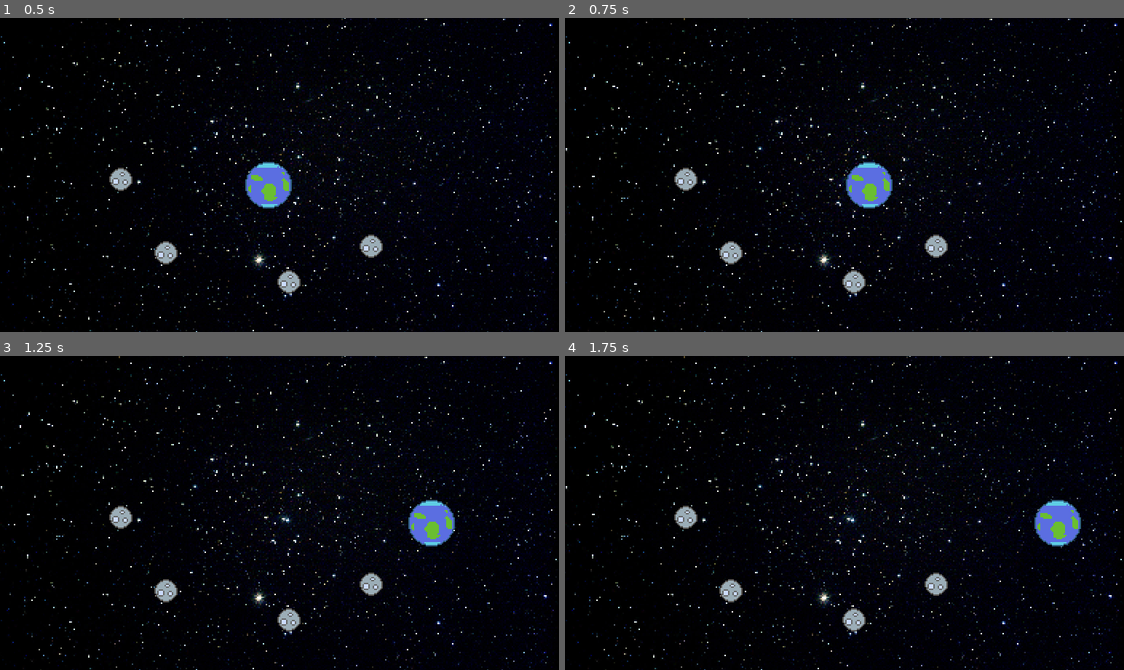
Above: before the commit, frames 1-4 (two rows, left to right).
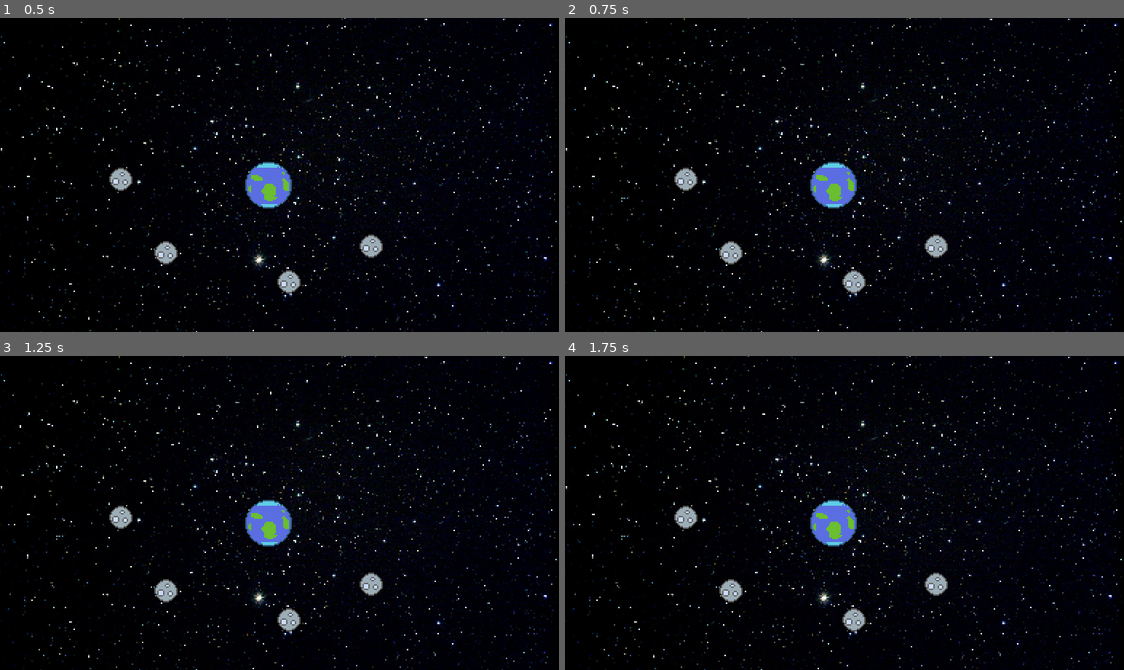
Above: after the commit, the same moments.

Repository: gabe00122/moon-shot-gamejam
Game: Godot game, scene res://scenes/main/Main.tscn
Same seed, same stepped clock (60 frames per second), same inputs: the game is played once before the commit and once after it.
Inputs (mouse positions are in pixels of both pictures, inside the frame that each line leads up to):
- Up to frame 1 (0.5 s): no input
- Up to frame 2 (0.75 s): tap Enter at 0.5 s; move the mouse to (967, 159) at 0.52 s; hold Right (fire_right, bound only after the commit) from 0.53 s (still down); click (967, 159) at 0.67 s
- Up to frame 3 (1.25 s): keep holding Right (fire_right, bound only after the commit)
- Up to frame 4 (1.75 s): release Right (fire_right, bound only after the commit) at 1.25 s; drag from (732, 528) to (1001, 522) at 1.27 s

Frame 1 is identical in both runs. In frame 2, 1.8% of the frame differs, in the area x 43-59%, y 45-61%; in frame 3, 1.9%, in the area x 43-82%, y 45-61%; in frame 4, 1.9%.

Commit message:
Progress on orbits

Diff:
--- a/project/entities/moon/Moon.gd
+++ b/project/entities/moon/Moon.gd
@@ -1,4 +1,43 @@
 extends "res://entities/Planetoid.gd"
+const Planetoid = preload("res://entities/Planetoid.gd")
 
-#func get_input():
-#	return position.direction_to($"../Player".position)
+var orbit_target: Planetoid = null setget set_orbit_target
+var orbit_target_offset := Vector2.ZERO
+var orbit_target_velocity := Vector2.ZERO
+
+func set_orbit_target(new_target: Planetoid):
+	orbit_target = new_target
+	orbit_target_offset = global_position - new_target.global_position
+	orbit_target_velocity = (linear_velocity - new_target.linear_velocity) / 60
+	custom_integrator = true
+	can_sleep = false
+	#call_deferred("_deferred_set_target", new_target)
+
+func fire(direction: Vector2):
+	orbit_target = null
+	custom_integrator = false
+	can_sleep = true
+	apply_central_impulse(direction * 60)
+
+
+#func _deferred_set_target(new_target):
+#	if new_target != null:
+#		orbit_target_offset = position - new_target.position
+#		orbit_target_velocity = (linear_velocity - new_target.linear_velocity) / 60
+#		mode = RigidBody2D.MODE_KINEMATIC
+#	else:
+#		last_position = global_position
+#		mode = RigidBody2D.MODE_RIGID
+
+func _integrate_forces(state: Physics2DDirectBodyState):
+	if orbit_target != null && custom_integrator:
+		orbit_target_velocity -= orbit_target_offset.normalized() * 10 / 60
+		orbit_target_offset += orbit_target_velocity
+
+		if orbit_target_offset.length() > 30:
+			orbit_target_velocity *= 0.98
+		#global_position = orbit_target.global_position + orbit_target_offset
+		state.transform = Transform2D(0, orbit_target.global_position + orbit_target_offset)
+		state.linear_velocity = Vector2.ZERO
+
+		#z_index = -1 if inverse_z_index == (orbit_target_velocity.angle() > 0) else 1
--- a/project/entities/moon/Moon.tscn
+++ b/project/entities/moon/Moon.tscn
@@ -12,7 +12,7 @@
 
 [node name="Moon" type="RigidBody2D"]
 collision_layer = 16
-collision_mask = 31
+collision_mask = 27
 mass = 0.25
 physics_material_override = SubResource( 1 )
 continuous_cd = 2
--- a/project/entities/player/Player.gd
+++ b/project/entities/player/Player.gd
@@ -2,7 +2,6 @@
 
 const Moon = preload("res://entities/moon/Moon.gd")
 
-var _moon_set := {}
 var _moons := []
 
 func get_input() -> Vector2:
@@ -15,8 +14,25 @@
 		input.y += 1
 	if Input.is_action_pressed('up'):
 		input.y -= 1
+
 	return input
 
+func _physics_process(delta):
+	if Input.is_action_just_pressed("fire_up"):
+		_fire_moon(Vector2(0, -1))
+	elif Input.is_action_just_pressed("fire_down"):
+		_fire_moon(Vector2(0, 1))
+	elif Input.is_action_just_pressed("fire_left"):
+		_fire_moon(Vector2(-1, 0))
+	elif Input.is_action_just_pressed("fire_right"):
+		_fire_moon(Vector2(1, 0))
 
-#func _on_moon_entered(moon: Moon):
-#	_moons.append(mode)
+func _fire_moon(direction: Vector2):
+	if !_moons.empty():
+		var moon: Moon = _moons.pop_front()
+		moon.fire(direction)
+
+func _on_moon_entered(moon: Moon):
+	if moon.orbit_target == null:
+		moon.orbit_target = self
+		_moons.append(moon)
--- a/project/entities/player/Player.tscn
+++ b/project/entities/player/Player.tscn
@@ -11,7 +11,7 @@
 radius = 15.8885
 
 [sub_resource type="CircleShape2D" id=3]
-radius = 35.0
+radius = 32.0
 
 [node name="Player" type="RigidBody2D"]
 position = Vector2( 1, 0 )
@@ -38,12 +38,10 @@
 shape = SubResource( 2 )
 
 [node name="Orbit" type="Area2D" parent="."]
-space_override = 3
-gravity_point = true
-gravity_vec = Vector2( 0, 0 )
 collision_layer = 8
 collision_mask = 16
 
 [node name="CollisionShape2D" type="CollisionShape2D" parent="Orbit"]
 shape = SubResource( 3 )
 [connection signal="body_entered" from="." to="." method="_on_collision"]
+[connection signal="body_entered" from="Orbit" to="." method="_on_moon_entered"]
--- a/project/project.godot
+++ b/project/project.godot
@@ -92,25 +92,41 @@
 up={
 "deadzone": 0.5,
 "events": [ Object(InputEventKey,"resource_local_to_scene":false,"resource_name":"","device":0,"alt":false,"shift":false,"control":false,"meta":false,"command":false,"pressed":false,"scancode":87,"unicode":0,"echo":false,"script":null)
-, Object(InputEventKey,"resource_local_to_scene":false,"resource_name":"","device":0,"alt":false,"shift":false,"control":false,"meta":false,"command":false,"pressed":false,"scancode":16777232,"unicode":0,"echo":false,"script":null)
  ]
 }
 down={
 "deadzone": 0.5,
 "events": [ Object(InputEventKey,"resource_local_to_scene":false,"resource_name":"","device":0,"alt":false,"shift":false,"control":false,"meta":false,"command":false,"pressed":false,"scancode":83,"unicode":0,"echo":false,"script":null)
-, Object(InputEventKey,"resource_local_to_scene":false,"resource_name":"","device":0,"alt":false,"shift":false,"control":false,"meta":false,"command":false,"pressed":false,"scancode":16777234,"unicode":0,"echo":false,"script":null)
  ]
 }
 left={
 "deadzone": 0.5,
 "events": [ Object(InputEventKey,"resource_local_to_scene":false,"resource_name":"","device":0,"alt":false,"shift":false,"control":false,"meta":false,"command":false,"pressed":false,"scancode":65,"unicode":0,"echo":false,"script":null)
-, Object(InputEventKey,"resource_local_to_scene":false,"resource_name":"","device":0,"alt":false,"shift":false,"control":false,"meta":false,"command":false,"pressed":false,"scancode":16777231,"unicode":0,"echo":false,"script":null)
  ]
 }
 right={
 "deadzone": 0.5,
 "events": [ Object(InputEventKey,"resource_local_to_scene":false,"resource_name":"","device":0,"alt":false,"shift":false,"control":false,"meta":false,"command":false,"pressed":false,"scancode":68,"unicode":0,"echo":false,"script":null)
-, Object(InputEventKey,"resource_local_to_scene":false,"resource_name":"","device":0,"alt":false,"shift":false,"control":false,"meta":false,"command":false,"pressed":false,"scancode":16777233,"unicode":0,"echo":false,"script":null)
+ ]
+}
+fire_up={
+"deadzone": 0.5,
+"events": [ Object(InputEventKey,"resource_local_to_scene":false,"resource_name":"","device":0,"alt":false,"shift":false,"control":false,"meta":false,"command":false,"pressed":false,"scancode":16777232,"unicode":0,"echo":false,"script":null)
+ ]
+}
+fire_down={
+"deadzone": 0.5,
+"events": [ Object(InputEventKey,"resource_local_to_scene":false,"resource_name":"","device":0,"alt":false,"shift":false,"control":false,"meta":false,"command":false,"pressed":false,"scancode":16777234,"unicode":0,"echo":false,"script":null)
+ ]
+}
+fire_left={
+"deadzone": 0.5,
+"events": [ Object(InputEventKey,"resource_local_to_scene":false,"resource_name":"","device":0,"alt":false,"shift":false,"control":false,"meta":false,"command":false,"pressed":false,"scancode":16777231,"unicode":0,"echo":false,"script":null)
+ ]
+}
+fire_right={
+"deadzone": 0.5,
+"events": [ Object(InputEventKey,"resource_local_to_scene":false,"resource_name":"","device":0,"alt":false,"shift":false,"control":false,"meta":false,"command":false,"pressed":false,"scancode":16777233,"unicode":0,"echo":false,"script":null)
  ]
 }
 
--- a/project/scenes/main/Main.tscn
+++ b/project/scenes/main/Main.tscn
@@ -1,21 +1,8 @@
-[gd_scene load_steps=9 format=2]
+[gd_scene load_steps=4 format=2]
 
-[ext_resource path="res://entities/player/Player.tscn" type="PackedScene" id=1]
+[ext_resource path="res://scenes/world/World.tscn" type="PackedScene" id=1]
 [ext_resource path="res://music/test_music.ogg" type="AudioStream" id=2]
 [ext_resource path="res://background_hyades.png" type="Texture" id=3]
-[ext_resource path="res://entities/moon/Moon.tscn" type="PackedScene" id=4]
-
-[sub_resource type="RectangleShape2D" id=1]
-extents = Vector2( 10, 128 )
-
-[sub_resource type="RectangleShape2D" id=2]
-extents = Vector2( 212, 10 )
-
-[sub_resource type="RectangleShape2D" id=3]
-extents = Vector2( 212, 10 )
-
-[sub_resource type="RectangleShape2D" id=4]
-extents = Vector2( 10, 128 )
 
 [node name="Main" type="Node"]
 
@@ -29,45 +16,7 @@
 "_edit_lock_": true
 }
 
-[node name="World" type="CanvasLayer" parent="."]
-layer = -1
-
-[node name="Player" parent="World" instance=ExtResource( 1 )]
-position = Vector2( 184.526, 114.829 )
-
-[node name="Moon" parent="World" instance=ExtResource( 4 )]
-position = Vector2( 113.867, 161.435 )
-
-[node name="Moon2" parent="World" instance=ExtResource( 4 )]
-position = Vector2( 198.3, 181.354 )
-
-[node name="Moon3" parent="World" instance=ExtResource( 4 )]
-position = Vector2( 83.2445, 111.191 )
-
-[node name="Moon4" parent="World" instance=ExtResource( 4 )]
-position = Vector2( 254.788, 156.975 )
-
-[node name="Bounds" type="StaticBody2D" parent="World"]
-__meta__ = {
-"_edit_group_": true,
-"_edit_lock_": true
-}
-
-[node name="LeftWall" type="CollisionShape2D" parent="World/Bounds"]
-position = Vector2( -10, 107 )
-shape = SubResource( 1 )
-
-[node name="RightWall" type="CollisionShape2D" parent="World/Bounds"]
-position = Vector2( 191.703, -10 )
-shape = SubResource( 2 )
-
-[node name="BottomWall" type="CollisionShape2D" parent="World/Bounds"]
-position = Vector2( 192, 226 )
-shape = SubResource( 3 )
-
-[node name="TopWall" type="CollisionShape2D" parent="World/Bounds"]
-position = Vector2( 394, 107 )
-shape = SubResource( 4 )
+[node name="World" parent="." instance=ExtResource( 1 )]
 
 [node name="Gui" type="CanvasLayer" parent="."]
 
--- /dev/null
+++ b/project/scenes/world/World.tscn
@@ -0,0 +1,69 @@
+[gd_scene load_steps=9 format=2]
+
+[ext_resource path="res://entities/moon/Moon.tscn" type="PackedScene" id=1]
+[ext_resource path="res://entities/player/Player.tscn" type="PackedScene" id=2]
+
+[sub_resource type="PhysicsMaterial" id=1]
+friction = 0.5
+bounce = 0.5
+
+[sub_resource type="PhysicsMaterial" id=2]
+friction = 0.5
+bounce = 0.5
+
+[sub_resource type="RectangleShape2D" id=3]
+extents = Vector2( 10, 128 )
+
+[sub_resource type="RectangleShape2D" id=4]
+extents = Vector2( 212, 10 )
+
+[sub_resource type="RectangleShape2D" id=5]
+extents = Vector2( 212, 10 )
+
+[sub_resource type="RectangleShape2D" id=6]
+extents = Vector2( 10, 128 )
+
+[node name="World" type="CanvasLayer"]
+layer = -1
+
+[node name="Player" parent="." instance=ExtResource( 2 )]
+position = Vector2( 184.526, 114.829 )
+physics_material_override = SubResource( 1 )
+
+[node name="Moon" parent="." instance=ExtResource( 1 )]
+position = Vector2( 113.867, 161.435 )
+physics_material_override = SubResource( 2 )
+
+[node name="Moon2" parent="." instance=ExtResource( 1 )]
+position = Vector2( 198.3, 181.354 )
+physics_material_override = SubResource( 2 )
+
+[node name="Moon3" parent="." instance=ExtResource( 1 )]
+position = Vector2( 83.2445, 111.191 )
+physics_material_override = SubResource( 2 )
+
+[node name="Moon4" parent="." instance=ExtResource( 1 )]
+position = Vector2( 254.788, 156.975 )
+physics_material_override = SubResource( 2 )
+
+[node name="Bounds" type="StaticBody2D" parent="."]
+__meta__ = {
+"_edit_group_": true,
+"_edit_lock_": true
+}
+
+[node name="LeftWall" type="CollisionShape2D" parent="Bounds"]
+position = Vector2( -10, 107 )
+shape = SubResource( 3 )
+
+[node name="RightWall" type="CollisionShape2D" parent="Bounds"]
+position = Vector2( 191.703, -10 )
+shape = SubResource( 4 )
+
+[node name="BottomWall" type="CollisionShape2D" parent="Bounds"]
+position = Vector2( 192, 226 )
+shape = SubResource( 5 )
+
+[node name="TopWall" type="CollisionShape2D" parent="Bounds"]
+position = Vector2( 394, 107 )
+shape = SubResource( 6 )
